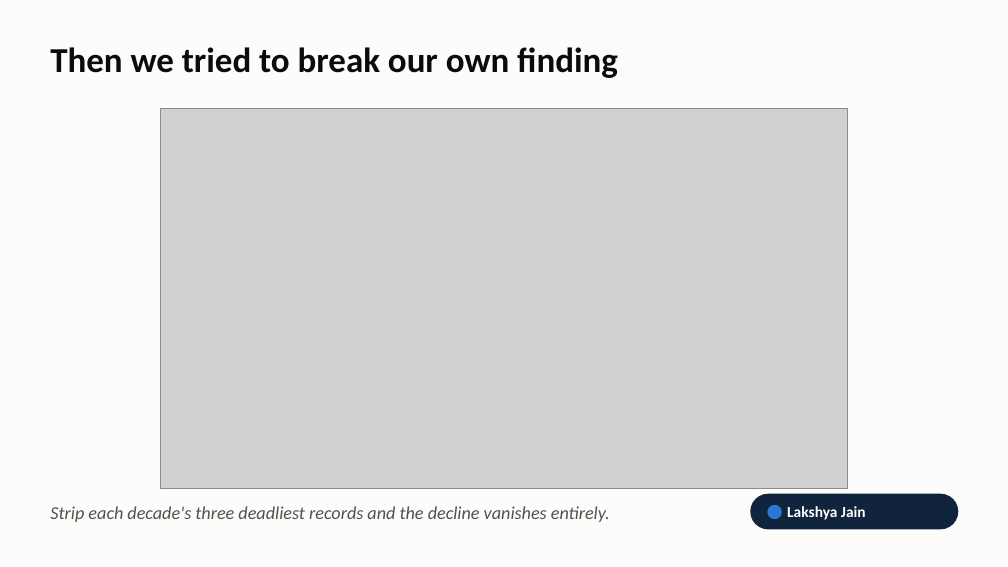
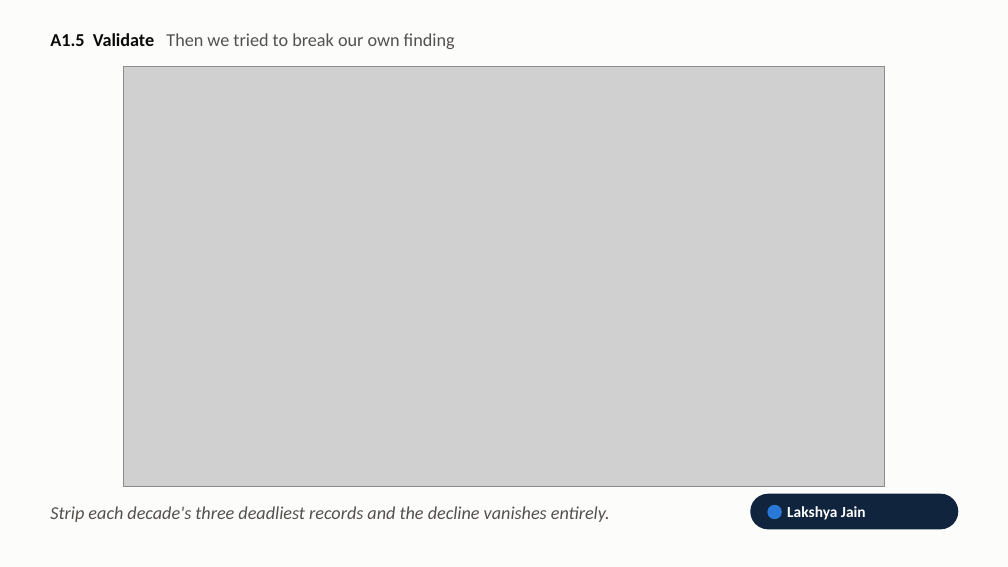
Before and after one commit to kalpitphogat/Dv_Assignment_1, a slide deck: slide 8 of slides/DAS732_A1_Video_Demo.pptx. Drawn at 1008x567 pixels with LibreOffice and Linux fonts; fonts in the diff are those of the drawing; grey boxes stand for pictures. Boxes give left, top, right and bottom in pixels: in the first picture for what was removed or moved away, otherwise in the second. Text is boxed around its words. In the diff, an @@ line names an element or a change of style, - is before the commit and + after.

```diff
--- a/slides/DAS732_A1_Video_Demo.pptx
+++ b/slides/DAS732_A1_Video_Demo.pptx
@@ text at (50, 33, 455, 49): text changed; size 25 to 13 pt; text colour #0B0B0B to #52514E; bold off @@
-Then we tried to break our own finding
+A1.5 Validate Then we tried to break our own finding
@@ picture: place and size @@
-picture at (160, 109, 848, 489)
+picture at (124, 67, 885, 487)
```
Also in this commit, not shown: 11 other slides changed, 24 other files.
